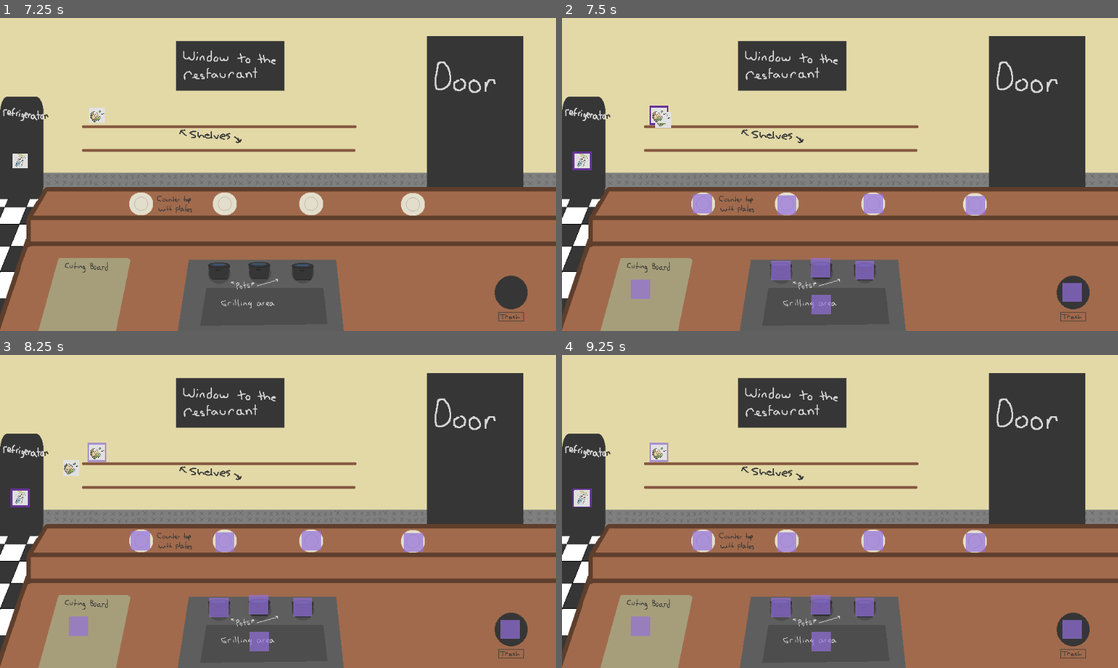
Above: before the commit, frames 1-4 (two rows, left to right).
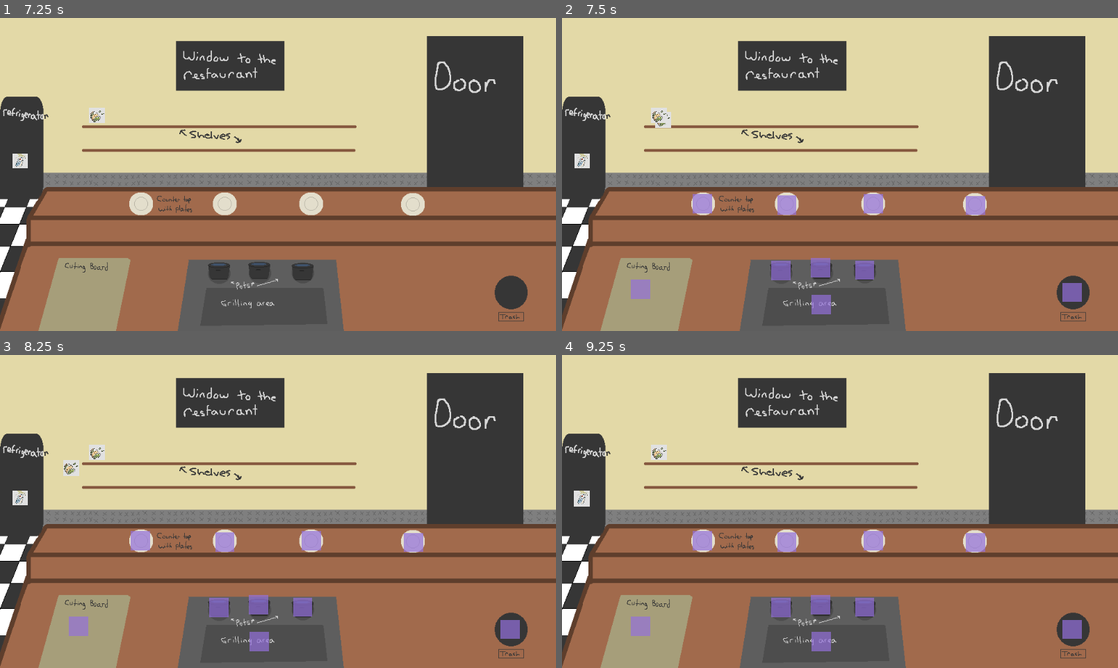
Above: after the commit, the same moments.

Repository: JaymesTMorris/The-Customer-Is-Always-Right
Game: Godot game, scene res://Scenes/main_menu.tscn
The game is run twice, just before and just after one commit, with the same random seed, the same clock (stepped at 60 frames per second) and the same inputs.
Inputs (mouse positions are in pixels of both pictures, inside the frame that each line leads up to):
- Up to frame 1 (7.25 s): click "Play" at 0.5 s; click (139, 174) at 1.25 s; click "Next" at 2 s; click "Next" at 2.75 s; click "Next" at 3.5 s; tap Enter at 4.25, 5.75 s; move the mouse to (400, 158) at 4.27 s; press the mouse at (400, 158) at 4.28 s; release the mouse at (400, 158) at 5 s; tap Space at 5 s; drag from (166, 190) to (250, 237) at 5.02 s; move the mouse to (333, 105) at 5.77 s; press the mouse at (333, 105) at 5.78 s; release the mouse at (333, 105) at 6.5 s; click "Continue" at 6.5 s
- Up to frame 2 (7.5 s): tap Space at 7.25 s; drag from (656, 115) to (673, 127) at 7.27 s
- Up to frame 3 (8.25 s): drag from (94, 452) to (22, 498) at 8.02 s
- Up to frame 4 (9.25 s): drag from (656, 452) to (584, 498) at 8.77 s

Frame 1 is identical in both runs. In frame 2, 0.1% of the frame differs, in the area x 1-20%, y 28-49%; in frame 3, 0.2%; in frame 4, 0.1%.

Commit message:
Update food.gd
- Initial food prefab no longer requires placement of an item slot behind it
- Deleted item slots behind initial food prefabs

Diff:
--- a/Scenes/game.tscn
+++ b/Scenes/game.tscn
@@ -11,9 +11,6 @@
 scale = Vector2(1.14, 1.14)
 texture = ExtResource("1_6ttki")
 centered = false
-
-[node name="ItemSlot" parent="." instance=ExtResource("1_maf3u")]
-position = Vector2(201, 202)
 
 [node name="ItemSlot2" parent="." instance=ExtResource("1_maf3u")]
 position = Vector2(163, 562)
@@ -45,9 +42,6 @@
 [node name="ItemSlot17" parent="." instance=ExtResource("1_maf3u")]
 position = Vector2(291, 385)
 
-[node name="ItemSlot18" parent="." instance=ExtResource("1_maf3u")]
-position = Vector2(42, 296)
-
 [node name="DraggableObject" parent="." instance=ExtResource("1_8m1q7")]
 position = Vector2(201, 202)
 
--- a/Scripts/food.gd
+++ b/Scripts/food.gd
@@ -58,6 +58,6 @@
 func _create_clone():
 	var node = load(food_prefab_path)
 	var instance = node.instantiate()
-	instance.position = body_ref.position
-	instance.initial_position = body_ref.position
+	instance.position = initial_position
+	instance.initial_position = initial_position
 	add_sibling(instance)
